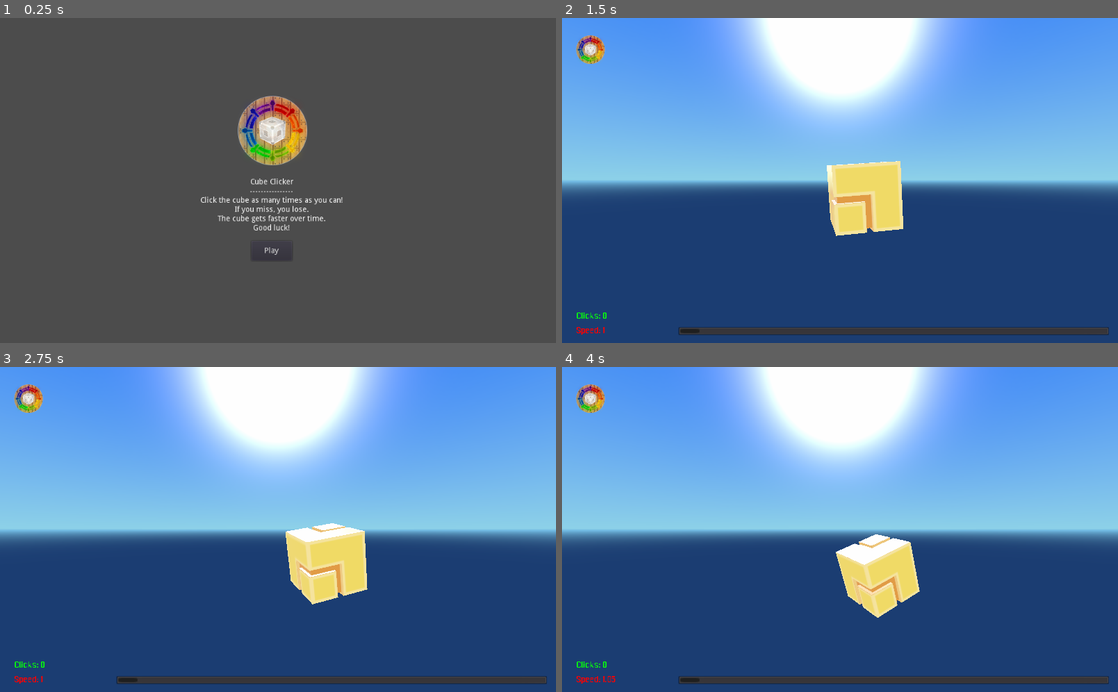
Above: before the commit, frames 1-4 (two rows, left to right).
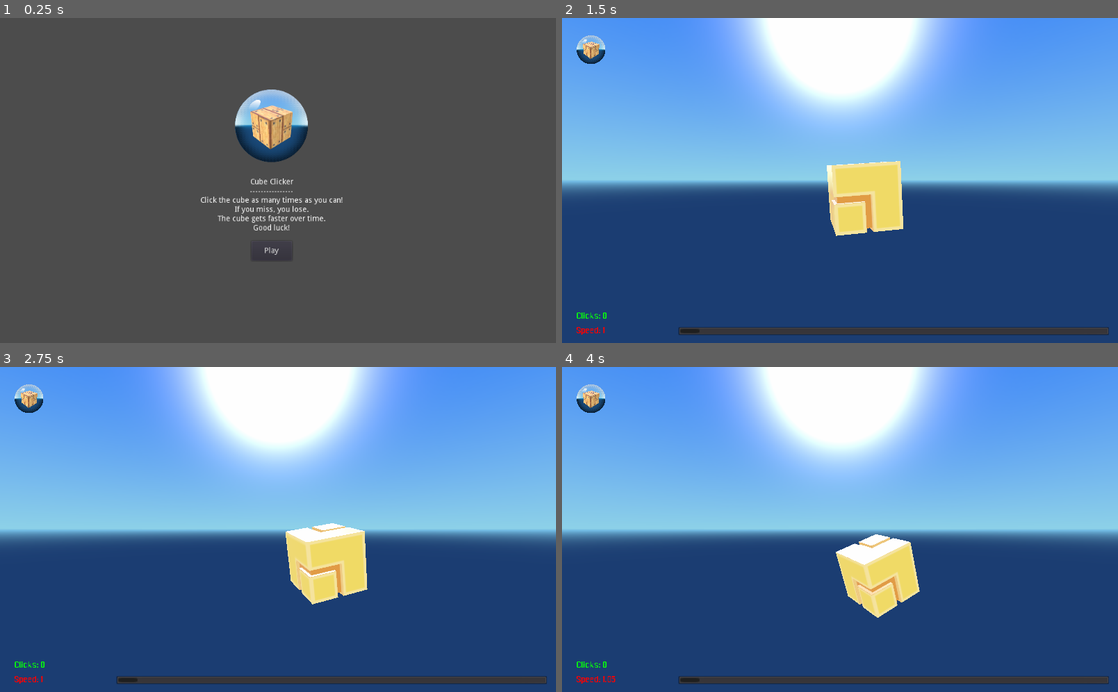
Above: after the commit, the same moments.

Repository: Chrisknyfe/godot-scraps
Game: Godot game, scene res://TitleScreen.tscn
Same seed, same stepped clock (60 frames per second), same inputs: the game is played once before the commit and once after it.
Inputs (mouse positions are in pixels of both pictures, inside the frame that each line leads up to):
- Up to frame 1 (0.25 s): no input
- Up to frame 2 (1.5 s): click "Play" at 0.5 s; move the mouse to (962, 164) at 1.27 s; click (962, 164) at 1.42 s
- Up to frame 3 (2.75 s): move the mouse to (166, 545) at 2.02 s; click (166, 545) at 2.17 s
- Up to frame 4 (4 s): move the mouse to (895, 458) at 2.77 s; click (895, 458) at 2.92 s; move the mouse to (812, 594) at 3.52 s; click (812, 594) at 3.67 s

The runs differ from the first frame. In frame 1, 2.4% of the frame differs, in the area x 42-56%, y 22-46%; in frame 2, 0.4%; in frame 3, 0.4%; in frame 4, 0.4%.

Commit message:
Better looking icon. The other ones looked terrible.

Diff:
--- a/cube_clicker/AimlessNode.tscn
+++ b/cube_clicker/AimlessNode.tscn
@@ -2,7 +2,7 @@
 
 [ext_resource path="res://AimlessNode.gd" type="Script" id=1]
 [ext_resource path="res://AimlessCube.tscn" type="PackedScene" id=2]
-[ext_resource path="res://fidevel_128.png" type="Texture" id=3]
+[ext_resource path="res://fi_dev_avatar_clear.png" type="Texture" id=3]
 [ext_resource path="res://Unique.ttf" type="DynamicFontData" id=4]
 [ext_resource path="res://song.ogg" type="AudioStream" id=5]
 
@@ -167,11 +167,12 @@
 anchor_top = 0.0
 anchor_right = 0.0
 anchor_bottom = 0.0
-margin_left = 26.0
+margin_left = 27.0
 margin_top = 32.0
-margin_right = 79.0
+margin_right = 80.0
 margin_bottom = 85.0
 rect_pivot_offset = Vector2( 0, 0 )
+rect_clip_content = false
 mouse_filter = 1
 mouse_default_cursor_shape = 0
 size_flags_horizontal = 1
@@ -191,6 +192,7 @@
 margin_right = 66.0
 margin_bottom = -19.0
 rect_pivot_offset = Vector2( 0, 0 )
+rect_clip_content = false
 mouse_filter = 2
 mouse_default_cursor_shape = 0
 size_flags_horizontal = 1
@@ -214,6 +216,7 @@
 margin_right = -16.0
 margin_bottom = -14.0
 rect_pivot_offset = Vector2( 0, 0 )
+rect_clip_content = false
 mouse_filter = 0
 mouse_default_cursor_shape = 0
 size_flags_horizontal = 1
@@ -278,6 +281,7 @@
 margin_right = 67.0
 margin_bottom = 559.0
 rect_pivot_offset = Vector2( 0, 0 )
+rect_clip_content = false
 mouse_filter = 2
 mouse_default_cursor_shape = 0
 size_flags_horizontal = 1
@@ -301,6 +305,7 @@
 margin_right = 20.0
 margin_bottom = 20.0
 rect_pivot_offset = Vector2( 0, 0 )
+rect_clip_content = false
 mouse_filter = 0
 mouse_default_cursor_shape = 0
 size_flags_horizontal = 1
@@ -317,6 +322,7 @@
 margin_right = 93.0
 margin_bottom = -8.0
 rect_pivot_offset = Vector2( 0, 0 )
+rect_clip_content = false
 mouse_filter = 2
 mouse_default_cursor_shape = 0
 size_flags_horizontal = 1
@@ -341,6 +347,7 @@
 margin_right = -1.0
 margin_bottom = 73.0
 rect_pivot_offset = Vector2( 0, 0 )
+rect_clip_content = false
 focus_mode = 2
 mouse_filter = 0
 mouse_default_cursor_shape = 0
@@ -365,6 +372,7 @@
 margin_right = 108.0
 margin_bottom = 73.0
 rect_pivot_offset = Vector2( 0, 0 )
+rect_clip_content = false
 focus_mode = 2
 mouse_filter = 0
 mouse_default_cursor_shape = 0
--- a/cube_clicker/TitleScreen.tscn
+++ b/cube_clicker/TitleScreen.tscn
@@ -1,7 +1,7 @@
 [gd_scene load_steps=3 format=2]
 
 [ext_resource path="res://TitleScreen.gd" type="Script" id=1]
-[ext_resource path="res://fidevel_128.png" type="Texture" id=2]
+[ext_resource path="res://fi_dev_avatar_clear.png" type="Texture" id=2]
 
 [node name="TitleScreen" type="Node2D" index="0"]
 
@@ -69,10 +69,10 @@
 anchor_top = 0.0
 anchor_right = 0.0
 anchor_bottom = 0.0
-margin_left = 438.0
-margin_top = 144.0
-margin_right = 566.0
-margin_bottom = 272.0
+margin_left = 433.0
+margin_top = 132.0
+margin_right = 567.0
+margin_bottom = 266.0
 rect_pivot_offset = Vector2( 0, 0 )
 rect_clip_content = false
 mouse_filter = 1
@@ -80,6 +80,8 @@
 size_flags_horizontal = 1
 size_flags_vertical = 1
 texture = ExtResource( 2 )
+expand = true
 stretch_mode = 0
+_sections_unfolded = [ "Rect" ]
 
 [connection signal="pressed" from="Button" to="." method="_on_Button_pressed"]
Binary file added: cube_clicker/fi_dev_avatar_clear.png
Not shown, changed: cube_clicker/fi_dev_avatar_clear.png.import
Binary file removed: cube_clicker/fidevel_128.png
